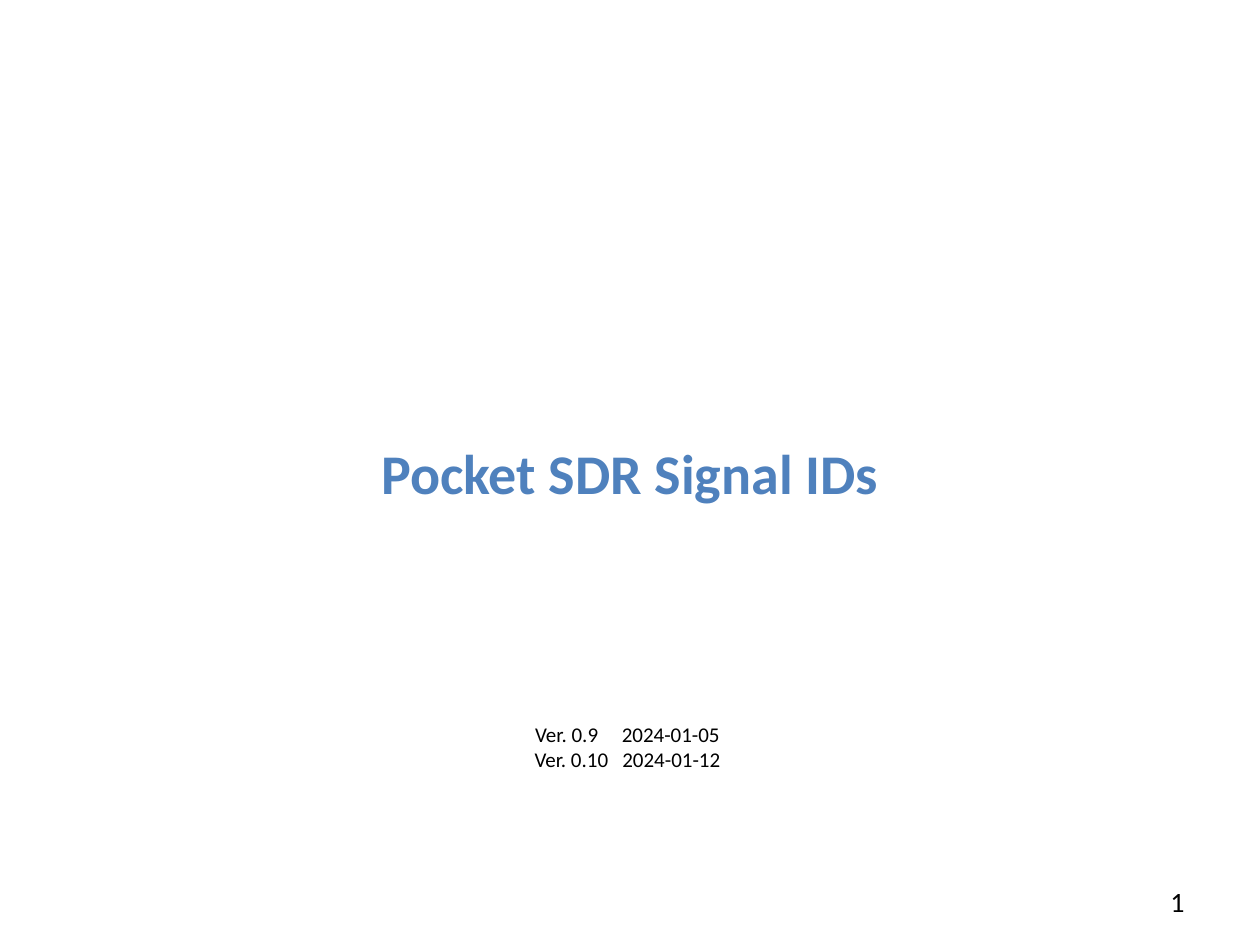
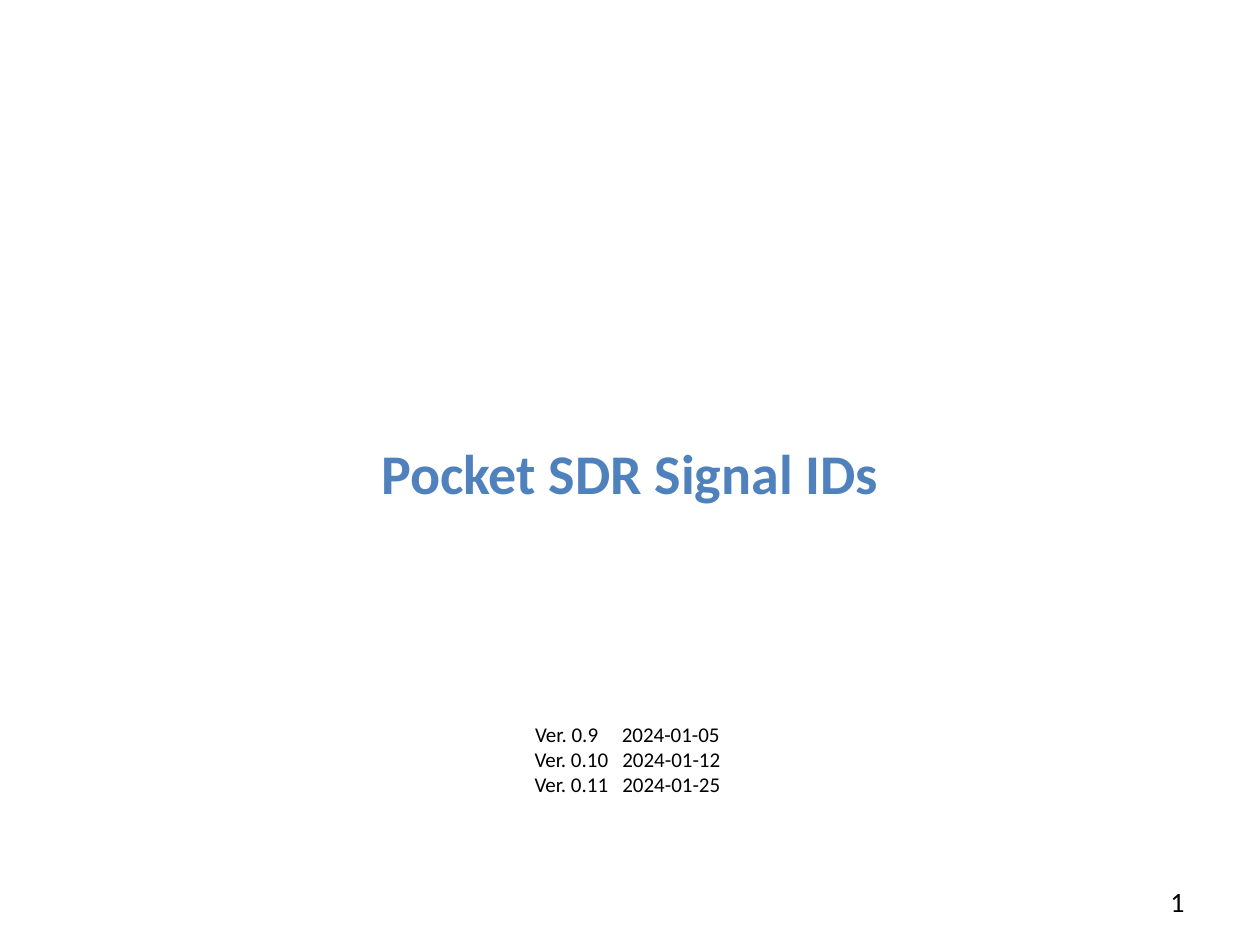
Before and after one commit to tomojitakasu/PocketSDR, a slide deck: slide 1 of doc/signal_IDs.pptx. Drawn at 1260x945 pixels with LibreOffice and Linux fonts; fonts in the diff are those of the drawing. Boxes give left, top, right and bottom in pixels: in the first picture for what was removed or moved away, otherwise in the second. Text is boxed around its words. In the diff, an @@ line names an element or a change of style, - is before the commit and + after.

```diff
--- a/doc/signal_IDs.pptx
+++ b/doc/signal_IDs.pptx
@@ text at bbox=[535, 778, 720, 792]: paragraph added @@
+Ver. 0.11 2024-01-25
```
Also in this commit, not shown: 1 other file.
